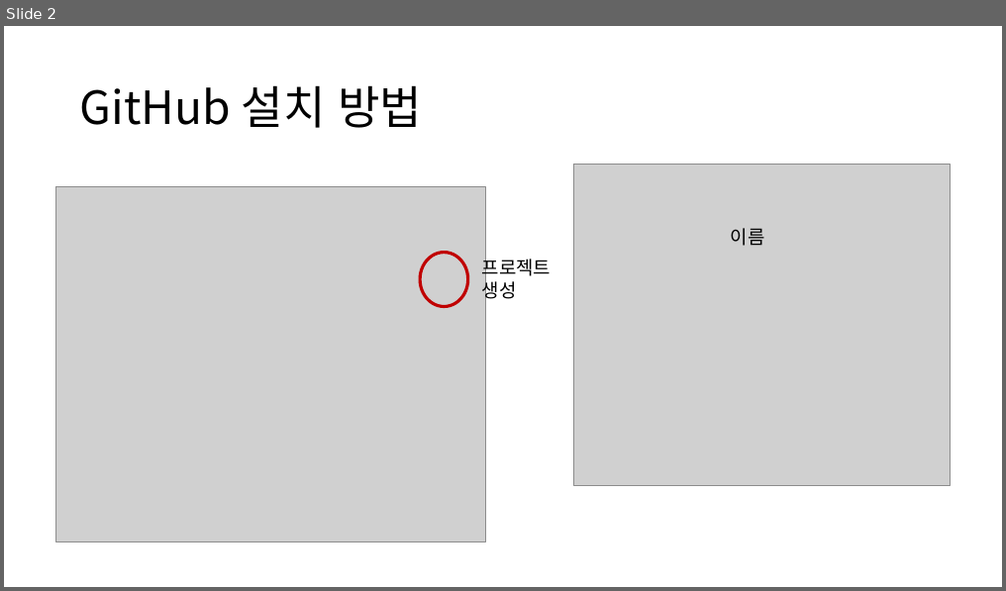
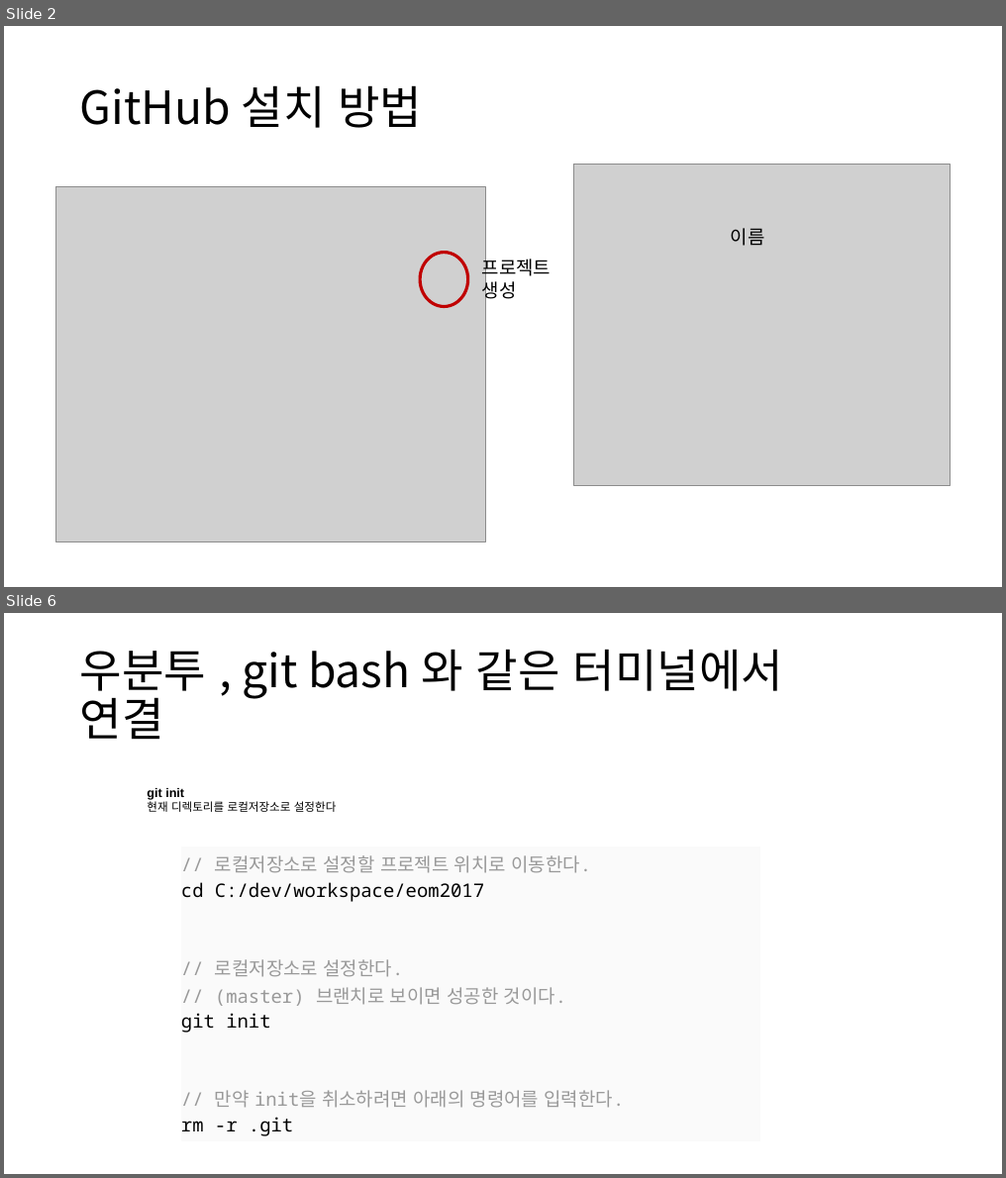
Before and after one commit to comettlee/My_study, a slide deck: Github.pptx. Shown one above the other, each under a label of ours: slide 2 before the commit, slides 2 and 6 after it; the slides between them are not shown. The pictures are 1006x591 and 1006x1178 pixels, drawn with LibreOffice and Linux fonts; fonts in the diff are those of the drawing; grey boxes stand for pictures. Boxes give left, top, right and bottom in pixels: in the first picture for what was removed or moved away, otherwise in the second. Text is boxed around its words. In the diff, an @@ line names an element or a change of style, - is before the commit and + after.

Commit message:
2019.06.17 Github 연결 방법 , AWS 웹서버 구축 하기

```diff
--- a/Github.pptx
+++ b/Github.pptx
@@ slide 6 added at <box>4,613,1002,1174</box>, background #FFFFFF @@
@@ title added at <box>80,649,783,740</box>, 44 pt, text #000000 @@
+우분투 , git bash 와 같은 터미널에서
+연결
@@ text added at <box>147,788,337,812</box>, 11 pt, text #000000 @@
+git init
+현재 디렉토리를 로컬저장소로 설정한다
@@ table added at <box>181,847,760,1141</box>, 1 rows, 1 columns @@
+// 로컬저장소로 설정할 프로젝트 위치로 이동한다. / cd C:/dev/workspace/eom2017 / // 로컬저장소로 설정한다. / // (master) 브랜치로 보이면 성공한 것이다. / git init / // 만약 init을 취소하려면 아래의 명령어를 입력한다. / rm -r .git
```
Also in this commit, not shown: 1 slide changed, 9 other slides added, 1 other file.
